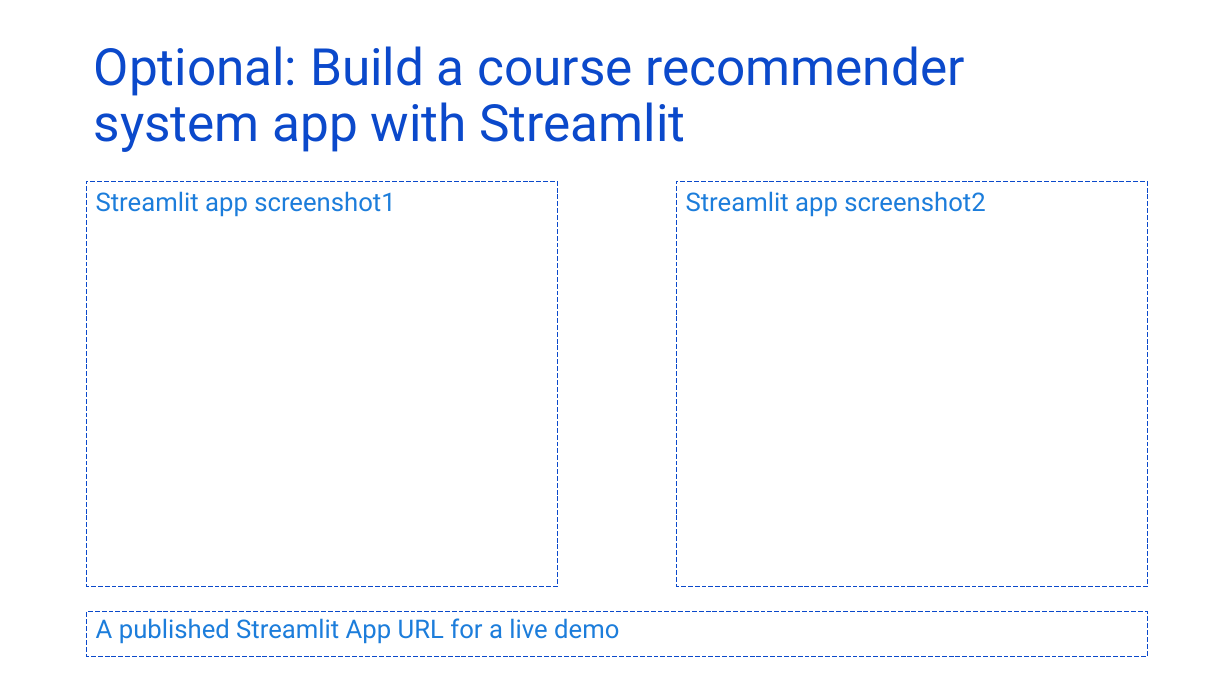
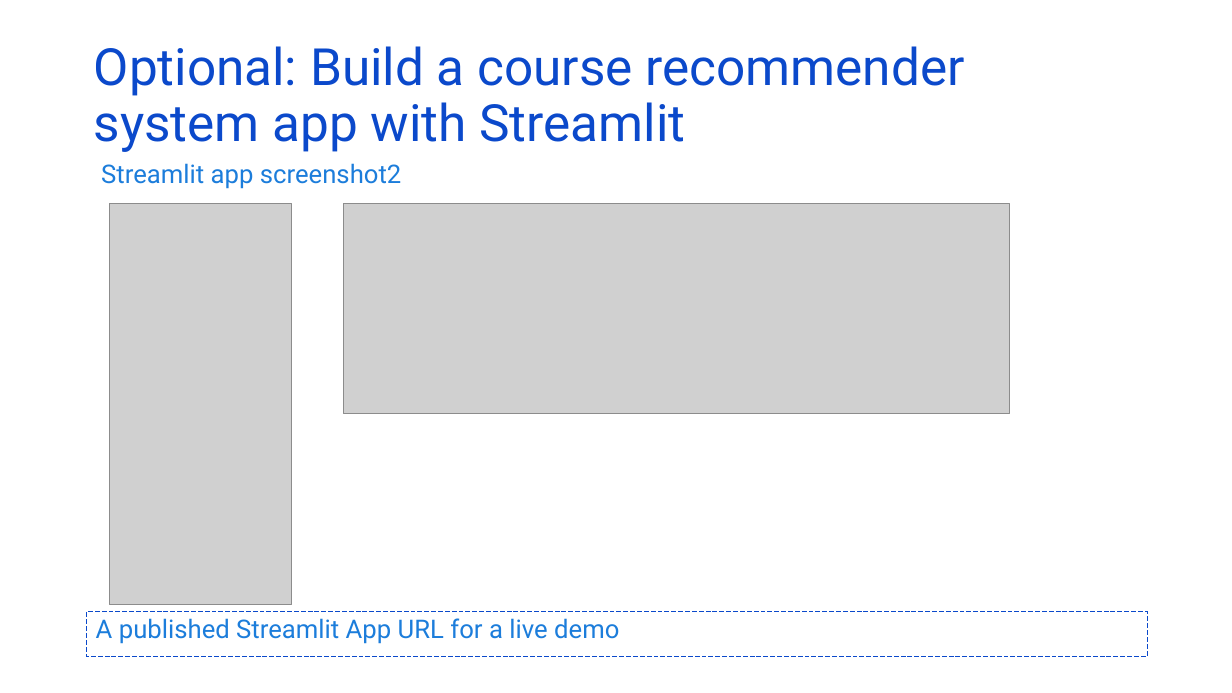
Before and after one commit to kymayodeji/ibm_ml_course, a slide deck: slide 21 of course6_Capstone/ml-capstone-template-coursera.pptx (slide 22 before the commit). Drawn at 1232x693 pixels with LibreOffice and Linux fonts; fonts in the diff are those of the drawing; grey boxes stand for pictures. Boxes give left, top, right and bottom in pixels: in the first picture for what was removed or moved away, otherwise in the second. Text is boxed around its words. In the diff, an @@ line names an element or a change of style, - is before the commit and + after.

Commit message:
updated course 6 labs and completed capstone ppt

```diff
--- a/course6_Capstone/ml-capstone-template-coursera.pptx
+++ b/course6_Capstone/ml-capstone-template-coursera.pptx
@@ text at (x1=101, y1=163, x2=401, y2=189): text changed @@
-Streamlit app screenshot1
+Streamlit app screenshot2
@@ rectangle removed at (x1=87, y1=181, x2=558, y2=587) @@
@@ picture added at (x1=109, y1=203, x2=291, y2=605) @@
@@ picture added at (x1=343, y1=203, x2=1009, y2=414) @@
@@ rectangle removed at (x1=677, y1=181, x2=1148, y2=587) @@
@@ text removed at (x1=686, y1=191, x2=985, y2=217) @@
-Streamlit app screenshot2
```
Also in this commit, not shown: 5 other slides changed, 7 slides added, 8 slides removed, 9 other files.
